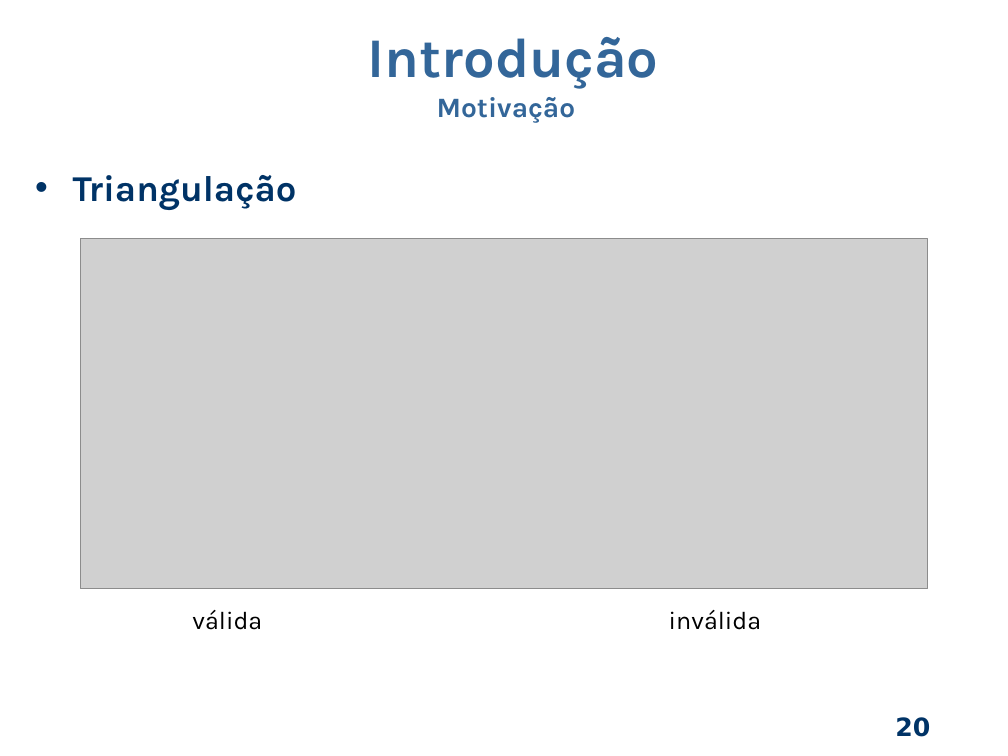
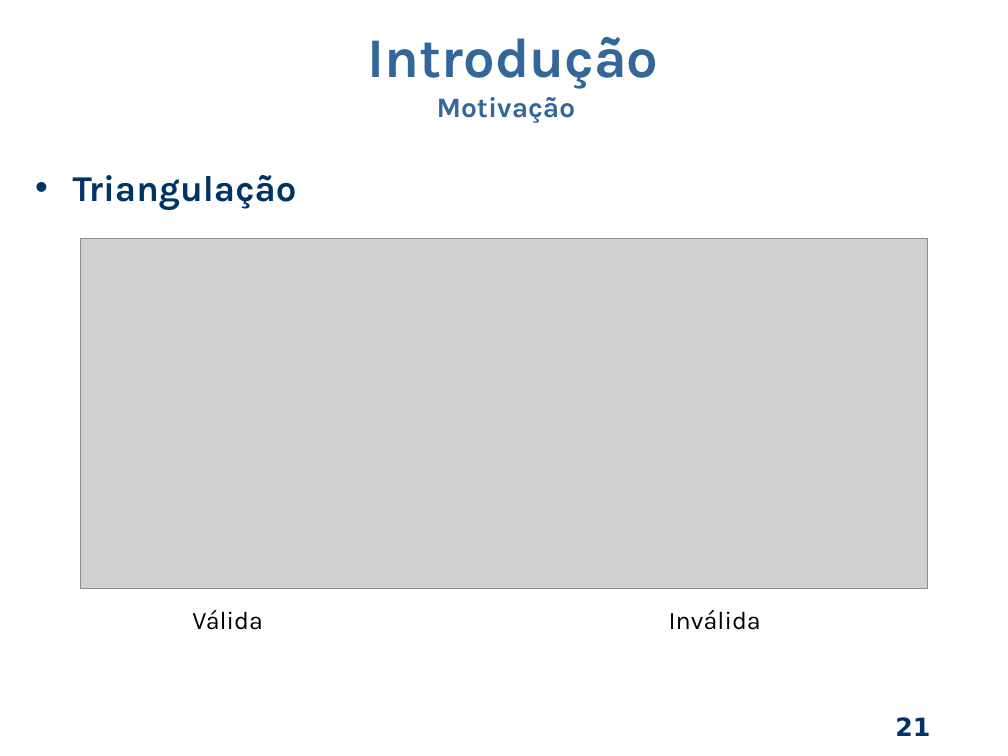
Before and after one commit to dant25/pre-proposta, a slide deck: slide 21 of apresentação/Apresentacao pre.odp (slide 20 before the commit). Drawn at 1008x756 pixels with LibreOffice and Linux fonts; fonts in the diff are those of the drawing; grey boxes stand for pictures; background and template pictures are left out. Boxes give left, top, right and bottom in pixels: in the first picture for what was removed or moved away, otherwise in the second. Text is boxed around its words. In the diff, an @@ line names an element or a change of style, - is before the commit and + after.

```diff
--- a/apresentação/Apresentacao pre.odp
+++ b/apresentação/Apresentacao pre.odp
@@ text at [192, 610, 263, 630]: text changed @@
-válida
+Válida
@@ text at [669, 610, 761, 630]: text changed @@
-inválida
+Inválida
@@ page number at [895, 717, 930, 736]: text changed @@
-20
+21
```
Also in this commit, not shown: 2 other slides changed, 7 slides added, 4 other files.
